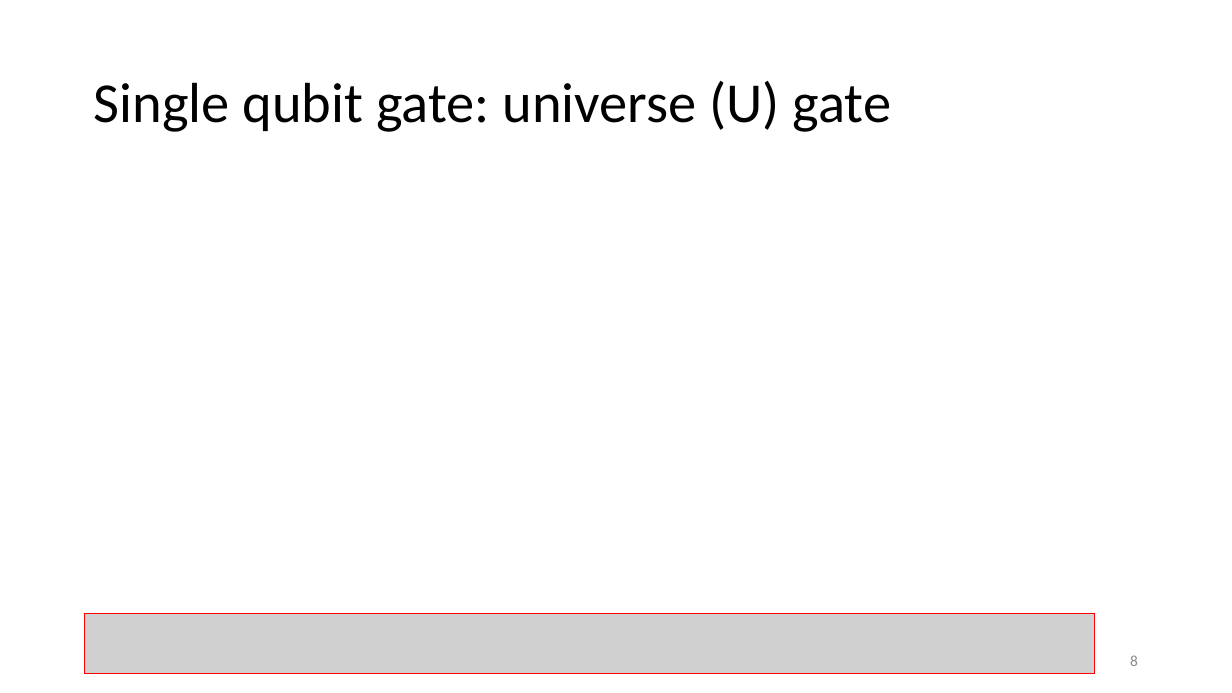
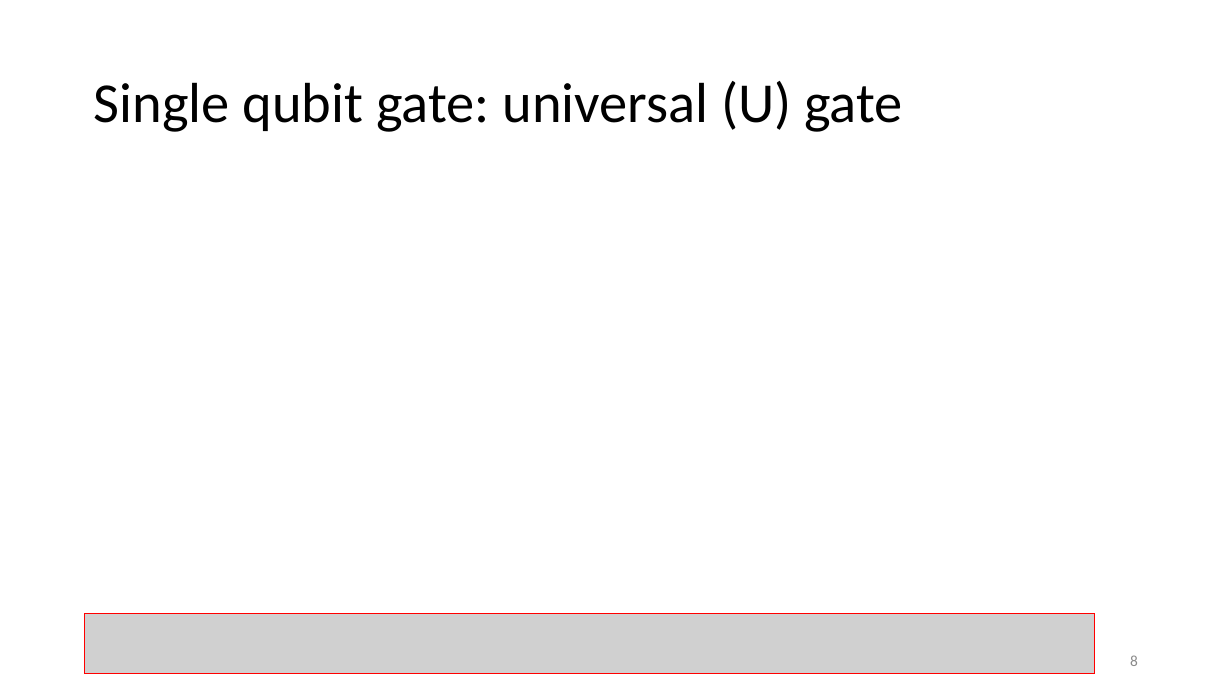
Before and after one commit to vutuanhai237/CourseMaterialsUIT, a slide deck: slide 8 of SExxx-Programming for quantum computer/UPTschool/Qubit and Circuit.pptx. Drawn at 1232x693 pixels with LibreOffice and Linux fonts; fonts in the diff are those of the drawing; grey boxes stand for pictures. Boxes give left, top, right and bottom in pixels: in the first picture for what was removed or moved away, otherwise in the second. Text is boxed around its words. In the diff, an @@ line names an element or a change of style, - is before the commit and + after.

```diff
--- a/SExxx-Programming for quantum computer/UPTschool/Qubit and Circuit.pptx
+++ b/SExxx-Programming for quantum computer/UPTschool/Qubit and Circuit.pptx
@@ title at bbox=[94, 81, 902, 132]: text changed @@
-Single qubit gate: universe (U) gate
+Single qubit gate: universal (U) gate
```
Also in this commit, not shown: 9 other slides changed, 26 other files.
